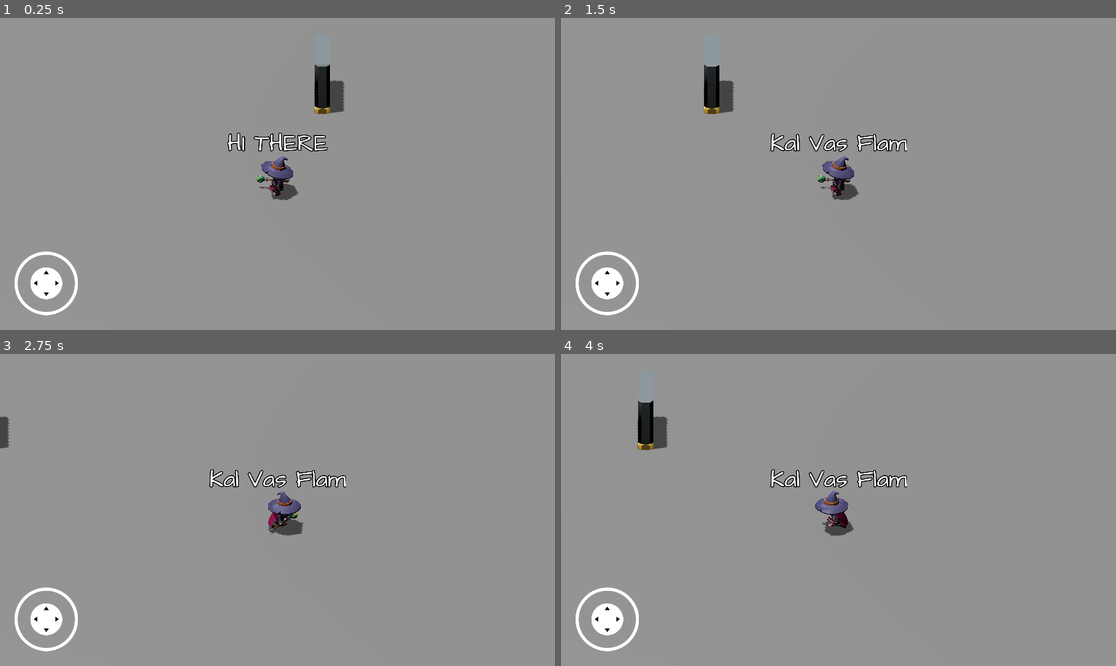
Above: before the commit, frames 1-4 (two rows, left to right).
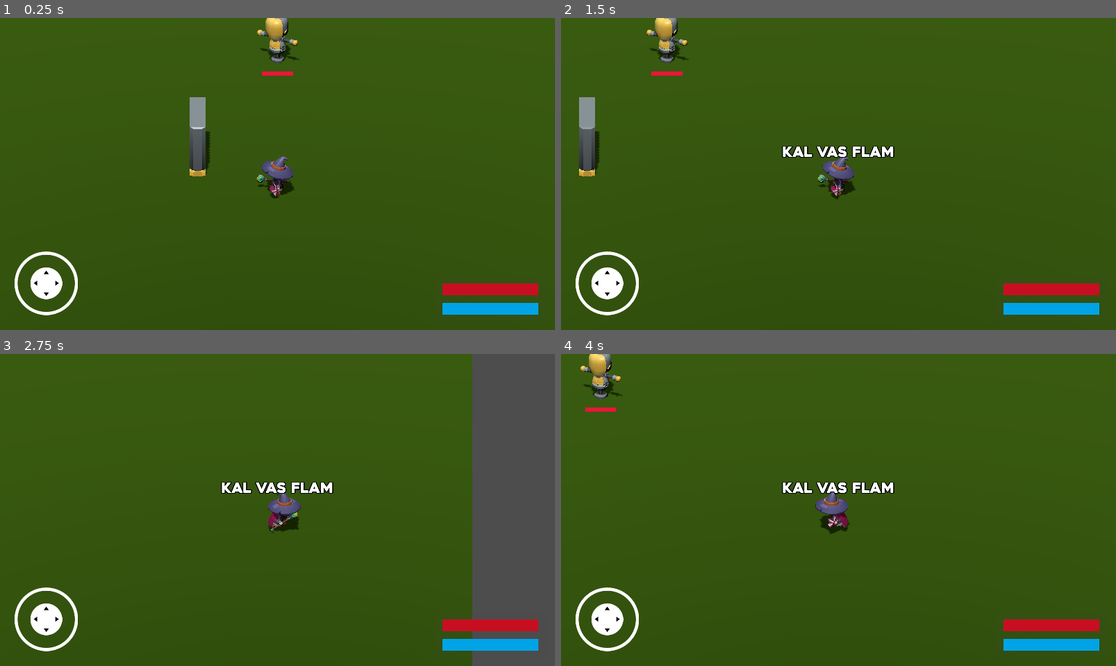
Above: after the commit, the same moments.

Repository: Domaeos/Duelag
Game: Godot game, scene res://main.tscn
Two runs of this game, one before a commit and one after it. Both use one fixed random seed, a clock stepped at 60 frames per second and the inputs below. The project has no main scene, so this scene is started directly.
Inputs (mouse positions are in pixels of both pictures, inside the frame that each line leads up to):
- Up to frame 1 (0.25 s): no input
- Up to frame 2 (1.5 s): tap Enter at 0.5 s; move the mouse to (960, 158) at 0.52 s; hold Right (move_right) 0.53-1.25 s; tap P (flamestrike) at 0.6 s; click (960, 158) at 0.67 s; drag from (727, 189) to (810, 236) at 1.27 s
- Up to frame 3 (2.75 s): tap Space at 2 s; move the mouse to (333, 441) at 2.02 s; hold Right (move_right) from 2.03 s (still down); tap P (flamestrike) at 2.1 s
- Up to frame 4 (4 s): release Right (move_right) at 2.75 s; drag from (810, 572) to (672, 463) at 2.77 s; tap Enter at 3.5 s; move the mouse to (1005, 556) at 3.52 s; hold Left (move_left) from 3.53 s (still down); tap P (flamestrike) at 3.6 s

The runs differ from the first frame. In frame 1, 99% of the frame differs, in the area x 0-100%, y 0-100%; in frame 2, 99%; in frame 3, 99%; in frame 4, 99%.
Error after the commit: Parse Error: Unexpected "Identifier" in class body. (res://health_bar.gd:1)

Commit message:
UI changes, player resources etc

Diff:
--- /dev/null
+++ b/Assets/Effects/firestrike.gd
@@ -0,0 +1,10 @@
+extends Sprite3D
+
+
+# Called when the node enters the scene tree for the first time.
+func _ready() -> void:
+	pass
+
+
+func _on_animated_sprite_2d_animation_finished() -> void:
+	hide()
--- a/Assets/Effects/fire_1.tscn
+++ b/Assets/Effects/firestrike.tscn
@@ -1,6 +1,10 @@
-[gd_scene load_steps=10 format=3 uid="uid://d2p2k0520md7x"]
+[gd_scene load_steps=12 format=3 uid="uid://d2p2k0520md7x"]
 
 [ext_resource type="Texture2D" uid="uid://bi4pnwiffe1h8" path="res://Assets/Effects/Fire/No_compressed/512/Fire_1_512-sheet.png" id="1_dxwkj"]
+[ext_resource type="Script" path="res://Assets/Effects/firestrike.gd" id="1_ouh14"]
+
+[sub_resource type="ViewportTexture" id="ViewportTexture_j6e2d"]
+viewport_path = NodePath("Fire_1")
 
 [sub_resource type="AtlasTexture" id="AtlasTexture_irhoa"]
 atlas = ExtResource("1_dxwkj")
@@ -54,15 +58,29 @@
 "duration": 1.0,
 "texture": SubResource("AtlasTexture_blf17")
 }],
-"loop": true,
+"loop": false,
 "name": &"explode",
 "speed": 15.0
 }]
 
-[node name="Fire_1" type="CanvasLayer"]
+[node name="Firestrike" type="Sprite3D"]
+offset = Vector2(30, 0)
+pixel_size = 0.02
+billboard = 1
+no_depth_test = true
+texture = SubResource("ViewportTexture_j6e2d")
+script = ExtResource("1_ouh14")
 
-[node name="AnimatedSprite2D" type="AnimatedSprite2D" parent="."]
+[node name="Fire_1" type="SubViewport" parent="."]
+transparent_bg = true
+size = Vector2i(2000, 2000)
+
+[node name="AnimatedSprite2D" type="AnimatedSprite2D" parent="Fire_1"]
 position = Vector2(316, 296)
 sprite_frames = SubResource("SpriteFrames_qpx5f")
 animation = &"explode"
-frame_progress = 0.918149
+frame = 6
+frame_progress = 1.0
+offset = Vector2(660, 700)
+
+[connection signal="animation_finished" from="Fire_1/AnimatedSprite2D" to="." method="_on_animated_sprite_2d_animation_finished"]
--- a/Assets/Effects/healthbar.gd
+++ /dev/null
@@ -1 +0,0 @@
-extends ProgressBar
--- a/Assets/Effects/healthbar.tscn
+++ /dev/null
@@ -1,42 +0,0 @@
-[gd_scene load_steps=4 format=3 uid="uid://lf45j5v7kjw2"]
-
-[ext_resource type="Script" path="res://Assets/Effects/healthbar.gd" id="1_h43ue"]
-
-[sub_resource type="StyleBoxFlat" id="StyleBoxFlat_ivgea"]
-bg_color = Color(0.16083, 0.00344006, 0.0225947, 1)
-
-[sub_resource type="StyleBoxFlat" id="StyleBoxFlat_86v5y"]
-bg_color = Color(0.779982, 0, 0.195866, 1)
-border_color = Color(0.160784, 0.00392157, 0.0235294, 1)
-corner_radius_top_left = 5
-corner_radius_top_right = 5
-corner_radius_bottom_right = 5
-corner_radius_bottom_left = 5
-
-[node name="HealthbarViewport" type="SubViewport"]
-transparent_bg = true
-use_occlusion_culling = true
-size = Vector2i(200, 50)
-
-[node name="Healthbar" type="ProgressBar" parent="."]
-top_level = true
-visibility_layer = 9
-z_index = 4
-anchors_preset = 7
-anchor_left = 0.5
-anchor_top = 1.0
-anchor_right = 0.5
-anchor_bottom = 1.0
-offset_left = -75.0
-offset_top = -23.0
-offset_right = 75.0
-grow_horizontal = 2
-grow_vertical = 0
-theme_override_styles/background = SubResource("StyleBoxFlat_ivgea")
-theme_override_styles/fill = SubResource("StyleBoxFlat_86v5y")
-step = 1.0
-value = 50.0
-rounded = true
-show_percentage = false
-script = ExtResource("1_h43ue")
-metadata/_edit_use_anchors_ = true
--- a/Assets/Effects/practise_dummy.tscn
+++ b/Assets/Effects/practise_dummy.tscn
@@ -1,10 +1,19 @@
-[gd_scene load_steps=4 format=3 uid="uid://c6hx242pvwdul"]
+[gd_scene load_steps=9 format=3 uid="uid://c6hx242pvwdul"]
 
 [ext_resource type="PackedScene" uid="uid://b7sa1q3imd8un" path="res://gltf/Dummy_Base.gltf" id="1_c6gqd"]
 [ext_resource type="Script" path="res://can_be_damaged.gd" id="1_tjlrv"]
+[ext_resource type="PackedScene" uid="uid://dt804svrxhtrk" path="res://health_bar.tscn" id="3_u5mfo"]
+[ext_resource type="PackedScene" uid="uid://d2p2k0520md7x" path="res://Assets/Effects/firestrike.tscn" id="4_4mp2d"]
+[ext_resource type="Script" path="res://health_bar.gd" id="4_fxo51"]
 
 [sub_resource type="BoxShape3D" id="BoxShape3D_a18nm"]
 size = Vector3(1, 2.5, 1)
+
+[sub_resource type="ViewportTexture" id="ViewportTexture_px2xr"]
+viewport_path = NodePath("SubViewport")
+
+[sub_resource type="ViewportTexture" id="ViewportTexture_uycgu"]
+viewport_path = NodePath("Fire_1")
 
 [node name="PractiseDummy" type="CharacterBody3D"]
 script = ExtResource("1_tjlrv")
@@ -17,3 +26,15 @@
 [node name="CollisionShape3D" type="CollisionShape3D" parent="."]
 transform = Transform3D(1, 0, 0, 0, 1, 0, 0, 0, 1, 0, 1.25, 0)
 shape = SubResource("BoxShape3D_a18nm")
+
+[node name="HealthBar" parent="." instance=ExtResource("3_u5mfo")]
+transform = Transform3D(1, 0, 0, 0, 1, 0, 0, 0, 1.05, 0, -1, 0)
+texture = SubResource("ViewportTexture_px2xr")
+script = ExtResource("4_fxo51")
+
+[node name="Firestrike" parent="." instance=ExtResource("4_4mp2d")]
+transform = Transform3D(1, 0, 0, 0, 1, 0, 0, 0, 1, 1, 2, 1)
+visible = false
+texture = SubResource("ViewportTexture_uycgu")
+
+[connection signal="update_healthbar" from="." to="HealthBar" method="_on_update_healthbar"]
--- a/can_be_damaged.gd
+++ b/can_be_damaged.gd
@@ -10,6 +10,12 @@
 @export var max_health: float = 100.0
 var poisoned: bool = false
 
+func spell_landed(spell: String):
+	print("IVE BEEN HIT")
+	$Firestrike.show()
+	$Firestrike/Fire_1/AnimatedSprite2D.play("explode")
+	take_damage(35)
+
 # Take damage method
 func take_damage(damage: float) -> void:
 	if damageable:
--- a/character_text.tscn
+++ b/character_text.tscn
@@ -1,7 +1,6 @@
-[gd_scene load_steps=5 format=3 uid="uid://c8xqh0mkrt4ec"]
+[gd_scene load_steps=4 format=3 uid="uid://c8xqh0mkrt4ec"]
 
-[ext_resource type="FontFile" uid="uid://miskkv33cvat" path="res://fonts/architect-s-daughter/ArchitectsDaughter.ttf" id="2_8g11c"]
-[ext_resource type="FontFile" path="res://fonts/architect-s-daughter/ArchitectsDaughter32.tres" id="3_bn2iu"]
+[ext_resource type="FontFile" uid="uid://564s24d7ksvq" path="res://fonts/Heavitas.ttf" id="1_c06vr"]
 
 [sub_resource type="ViewportTexture" id="ViewportTexture_3awej"]
 viewport_path = NodePath("SubViewport")
@@ -44,17 +43,15 @@
 grow_vertical = 0
 theme_override_colors/font_outline_color = Color(0, 0, 0, 1)
 theme_override_constants/outline_size = 15
-theme_override_fonts/normal_font = ExtResource("2_8g11c")
-theme_override_fonts/bold_font = ExtResource("3_bn2iu")
-theme_override_font_sizes/normal_font_size = 80
-theme_override_font_sizes/bold_font_size = 80
+theme_override_fonts/normal_font = ExtResource("1_c06vr")
+theme_override_fonts/bold_font = ExtResource("1_c06vr")
+theme_override_font_sizes/normal_font_size = 60
+theme_override_font_sizes/bold_font_size = 60
 bbcode_enabled = true
-text = "HI THERE
+text = "
 "
 fit_content = true
 autowrap_mode = 0
 deselect_on_focus_loss_enabled = false
 drag_and_drop_selection_enabled = false
-visible_characters = 100
 visible_characters_behavior = 2
-visible_ratio = 11.1111
--- a/ground.tscn
+++ b/ground.tscn
@@ -1,6 +1,10 @@
-[gd_scene load_steps=2 format=3 uid="uid://de3ijvmumhh4o"]
+[gd_scene load_steps=3 format=3 uid="uid://de3ijvmumhh4o"]
+
+[sub_resource type="ORMMaterial3D" id="ORMMaterial3D_aa6ud"]
+albedo_color = Color(0.368627, 0.572549, 0.133333, 1)
 
 [sub_resource type="BoxMesh" id="BoxMesh_fv0ps"]
+material = SubResource("ORMMaterial3D_aa6ud")
 
 [node name="Ground" type="StaticBody3D"]
 transform = Transform3D(1, 0, 0, 0, 1, 0, 0, 0, 1, 0, -1.5, 0)
--- /dev/null
+++ b/health_bar.gd
@@ -0,0 +1,23 @@
+extends Sprite3D
+
+# Health bar variables
+onready var health_bar = $SubViewport/HealthBar
+var current_health = 100.0
+var target_health = 100.0
+var transition_speed = 5.0  # How fast the health bar transitions
+
+# Called when the node enters the scene tree for the first time
+func _ready() -> void:
+	health_bar.value = current_health
+
+# Smoothly update the health bar value
+func _process(delta) -> void:
+	# Interpolate the current health towards the target health smoothly
+	current_health = lerp(current_health, target_health, transition_speed * delta)
+
+	# Update the health bar's value with the current health
+	health_bar.value = current_health
+
+# Function to update the target health value
+func _on_update_healthbar(current_health: float, max_health: float, poisoned: bool) -> void:
+	target_health = clamp(current_health, 0.0, max_health)  # Ensure it doesn't exceed max health or go below 0
--- /dev/null
+++ b/health_bar.tscn
@@ -0,0 +1,44 @@
+[gd_scene load_steps=4 format=3 uid="uid://dt804svrxhtrk"]
+
+[sub_resource type="ViewportTexture" id="ViewportTexture_1enrm"]
+viewport_path = NodePath("SubViewport")
+
+[sub_resource type="StyleBoxFlat" id="StyleBoxFlat_krhf7"]
+bg_color = Color(0.129412, 0.027451, 0, 1)
+
+[sub_resource type="StyleBoxFlat" id="StyleBoxFlat_gjw5i"]
+bg_color = Color(0.912105, 0.0992965, 0.225234, 1)
+
+[node name="HealthBar" type="Sprite3D"]
+layers = 524288
+billboard = 1
+no_depth_test = true
+render_priority = 10
+texture = SubResource("ViewportTexture_1enrm")
+
+[node name="SubViewport" type="SubViewport" parent="."]
+transparent_bg = true
+canvas_cull_mask = 4294443007
+size = Vector2i(400, 50)
+
+[node name="HealthBar" type="ProgressBar" parent="SubViewport"]
+top_level = true
+light_mask = 512
+visibility_layer = 512
+custom_minimum_size = Vector2(200, 20)
+anchors_preset = 8
+anchor_left = 0.5
+anchor_top = 0.5
+anchor_right = 0.5
+anchor_bottom = 0.5
+offset_left = -50.0
+offset_top = -13.5
+offset_right = 50.0
+offset_bottom = 13.5
+grow_horizontal = 2
+grow_vertical = 2
+theme_override_constants/outline_size = 2
+theme_override_styles/background = SubResource("StyleBoxFlat_krhf7")
+theme_override_styles/fill = SubResource("StyleBoxFlat_gjw5i")
+value = 100.0
+show_percentage = false
--- a/main.tscn
+++ b/main.tscn
@@ -1,10 +1,23 @@
-[gd_scene load_steps=6 format=3 uid="uid://bg4mt5wcee8s8"]
+[gd_scene load_steps=11 format=3 uid="uid://bg4mt5wcee8s8"]
 
 [ext_resource type="PackedScene" uid="uid://de3ijvmumhh4o" path="res://ground.tscn" id="1_ttete"]
 [ext_resource type="PackedScene" uid="uid://cgw7amrpssd5e" path="res://player.tscn" id="2_m7wmo"]
 [ext_resource type="PackedScene" uid="uid://c3c8r12yj5toq" path="res://gltf/Wall.gltf" id="3_8vjgg"]
 [ext_resource type="PackedScene" uid="uid://c6hx242pvwdul" path="res://Assets/Effects/practise_dummy.tscn" id="4_i3m74"]
 [ext_resource type="PackedScene" uid="uid://dmr0fcamx7t56" path="res://addons/virtual_joystick/virtual_joystick_scene.tscn" id="5_tbph1"]
+[ext_resource type="Script" path="res://player_resource_information.gd" id="6_stj1s"]
+
+[sub_resource type="StyleBoxFlat" id="StyleBoxFlat_0gbh0"]
+bg_color = Color(0.14119, 0.00252895, 0.00321936, 1)
+
+[sub_resource type="StyleBoxFlat" id="StyleBoxFlat_lius4"]
+bg_color = Color(0.782951, 0.0589833, 0.129063, 1)
+
+[sub_resource type="StyleBoxFlat" id="StyleBoxFlat_telhe"]
+bg_color = Color(0, 0.0794029, 0.143956, 1)
+
+[sub_resource type="StyleBoxFlat" id="StyleBoxFlat_6da03"]
+bg_color = Color(1.34766e-06, 0.644433, 0.900917, 1)
 
 [node name="Main" type="Node"]
 
@@ -12,13 +25,13 @@
 transform = Transform3D(1, 0, 0, 0, 1, 0, 0, 0, 1, 0, -1, 0)
 
 [node name="DirectionalLight3D" type="DirectionalLight3D" parent="."]
-transform = Transform3D(-0.25, -0.965237, 0.0762731, 0.258819, 0.00928895, 0.965881, -0.933013, 0.261211, 0.2475, 15, 14.3751, 0)
+transform = Transform3D(0.838669, 0.26882, 0.473678, -0.474369, -0.0667774, 0.87779, 0.267598, -0.960873, 0.0715156, 2, 14.3751, 5)
 shadow_enabled = true
 shadow_opacity = 0.8
 shadow_blur = 5.0
 
 [node name="Player" parent="." node_paths=PackedStringArray("current_enemy") instance=ExtResource("2_m7wmo")]
-transform = Transform3D(1, 0, 0, 0, 1, 0, 0, 0, 1, 1, 0, 1)
+transform = Transform3D(1, 0, 0, 0, 1, 0, 0, 0, 1, -7, 0, -7)
 floor_constant_speed = true
 current_enemy = NodePath("../PractiseDummy")
 
@@ -36,7 +49,7 @@
 transform = Transform3D(1, 0, 0, 0, 1, 0, 0, 0, 2, -10.1, -0.4, -0.882)
 
 [node name="PractiseDummy" parent="." instance=ExtResource("4_i3m74")]
-transform = Transform3D(1, 0, 0, 0, 1, 0, 0, 0, 1, -23, 0, -6)
+transform = Transform3D(0.5, 0, 0.866025, 0, 1, 0, -0.866025, 0, 0.5, -23, 0, -6)
 
 [node name="Control" type="Control" parent="."]
 layout_mode = 3
@@ -52,3 +65,40 @@
 offset_right = 285.0
 offset_bottom = 92.0
 scale = Vector2(0.66, 0.66)
+
+[node name="PlayerResourceInformation" type="ColorRect" parent="Control" node_paths=PackedStringArray("player")]
+layout_mode = 0
+offset_left = 903.0
+offset_top = 536.0
+offset_right = 1133.0
+offset_bottom = 631.0
+color = Color(0.270588, 0.270588, 0.270588, 0.0823529)
+script = ExtResource("6_stj1s")
+player = NodePath("../../Player")
+metadata/_edit_group_ = true
+
+[node name="Player_health" type="ProgressBar" parent="Control/PlayerResourceInformation"]
+custom_minimum_size = Vector2(200, 10)
+layout_mode = 0
+offset_left = 15.0
+offset_top = 15.0
+offset_right = 215.0
+offset_bottom = 40.0
+theme_override_styles/background = SubResource("StyleBoxFlat_0gbh0")
+theme_override_styles/fill = SubResource("StyleBoxFlat_lius4")
+value = 100.0
+rounded = true
+show_percentage = false
+
+[node name="Player_mana" type="ProgressBar" parent="Control/PlayerResourceInformation"]
+custom_minimum_size = Vector2(200, 10)
+layout_mode = 0
+offset_left = 15.0
+offset_top = 55.0
+offset_right = 215.0
+offset_bottom = 80.0
+theme_override_styles/background = SubResource("StyleBoxFlat_telhe")
+theme_override_styles/fill = SubResource("StyleBoxFlat_6da03")
+value = 100.0
+rounded = true
+show_percentage = false
--- a/player.gd
+++ b/player.gd
@@ -4,6 +4,7 @@
 
 # Movement settings
 @export var casting: String
+@export var current_mana = 100
 @export var current_enemy: can_be_damaged
 
 @export var grid_size: float = 2.0  # Size of each grid cell
@@ -99,5 +100,6 @@
 	return space_state.intersect_ray(ray_params).is_empty()
 
 func _on_spell_timeout() -> void:
-	show_text.emit("BAM")
+	current_enemy.spell_landed("flamestrike")
+	current_mana -= 35
 	print(casting + " has finished casting on " + current_enemy.name)
--- a/player.tscn
+++ b/player.tscn
@@ -7,7 +7,7 @@
 [ext_resource type="Script" path="res://character_text.gd" id="5_4mnd4"]
 
 [sub_resource type="BoxShape3D" id="BoxShape3D_h5uq1"]
-size = Vector3(1, 2, 1)
+size = Vector3(1, 1.4, 1.8)
 
 [sub_resource type="ViewportTexture" id="ViewportTexture_4phqu"]
 viewport_path = NodePath("SubViewport")
@@ -21,7 +21,7 @@
 [node name="Mage" parent="Pivot" instance=ExtResource("1_2ujtc")]
 
 [node name="CollisionShape3D" type="CollisionShape3D" parent="."]
-transform = Transform3D(1, 0, 0, 0, 1, 0, 0, 0, 1, 0, 1, 0)
+transform = Transform3D(2, 0, 0, 0, 1.95, 0, 0, 0, 1, 0, 1.3775, -8.9407e-08)
 shape = SubResource("BoxShape3D_h5uq1")
 
 [node name="SpellTimer" type="Timer" parent="."]
--- /dev/null
+++ b/player_resource_information.gd
@@ -0,0 +1,12 @@
+extends ColorRect
+
+@export var player: can_be_damaged
+# Called when the node enters the scene tree for the first time.
+func _ready() -> void:
+	pass # Replace with function body.
+
+
+# Called every frame. 'delta' is the elapsed time since the previous frame.
+func _process(delta: float) -> void:
+	$Player_health.value = player.current_health
+	$Player_mana.value = player.current_mana
Binary file added: Assets/Ground/Models/FBX format/Textures/colormap.png
Not shown, added: Assets/Ground/Models/FBX format/Textures/colormap.png.import
Binary file added: Assets/Ground/Models/FBX format/banner.fbx
Not shown, added: Assets/Ground/Models/FBX format/banner.fbx.import
Binary file added: Assets/Ground/Models/FBX format/barrel.fbx
Not shown, added: Assets/Ground/Models/FBX format/barrel.fbx.import
Binary file added: Assets/Ground/Models/FBX format/character-human.fbx
Not shown, added: Assets/Ground/Models/FBX format/character-human.fbx.import
Binary file added: Assets/Ground/Models/FBX format/character-orc.fbx
Not shown, added: Assets/Ground/Models/FBX format/character-orc.fbx.import
Binary file added: Assets/Ground/Models/FBX format/chest.fbx
Not shown, added: Assets/Ground/Models/FBX format/chest.fbx.import
(and 197 more such lines)
